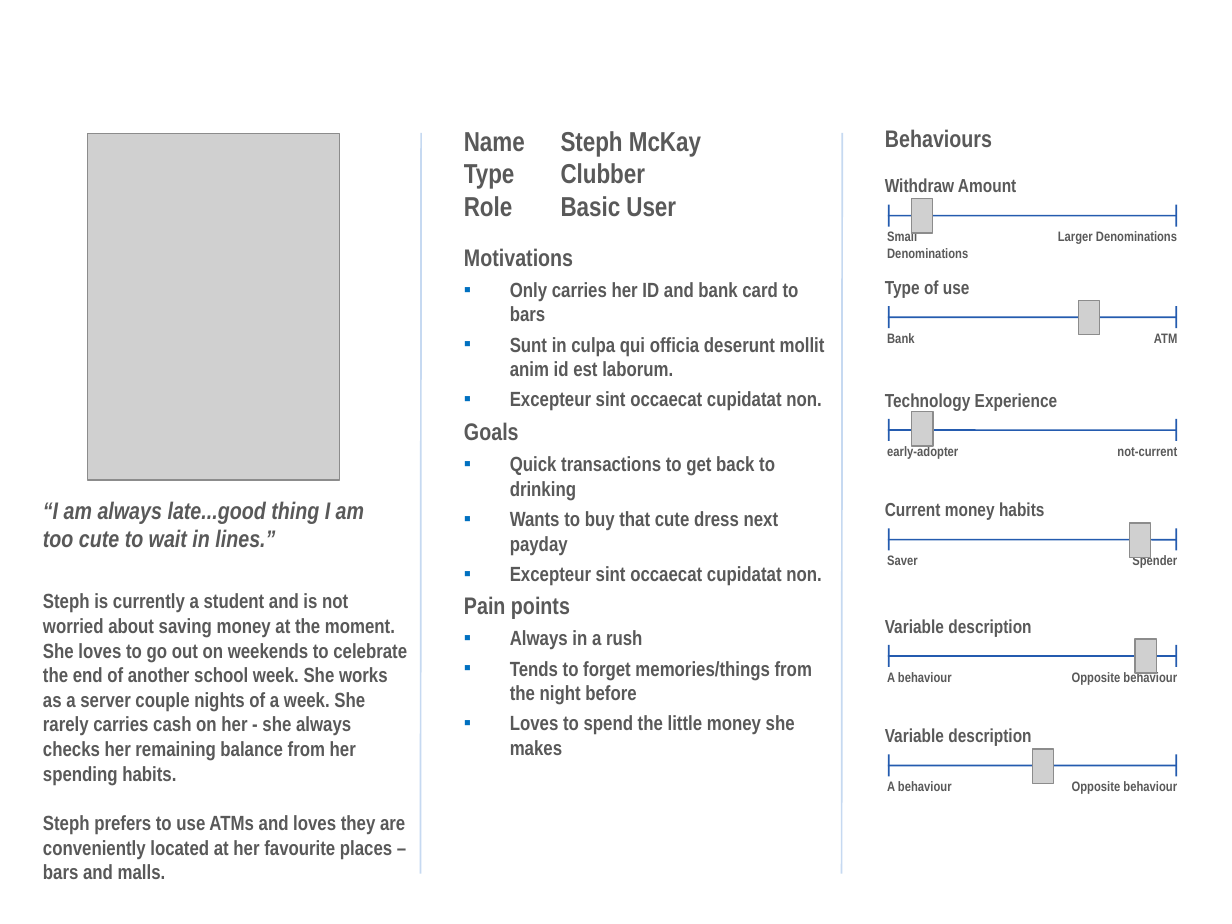
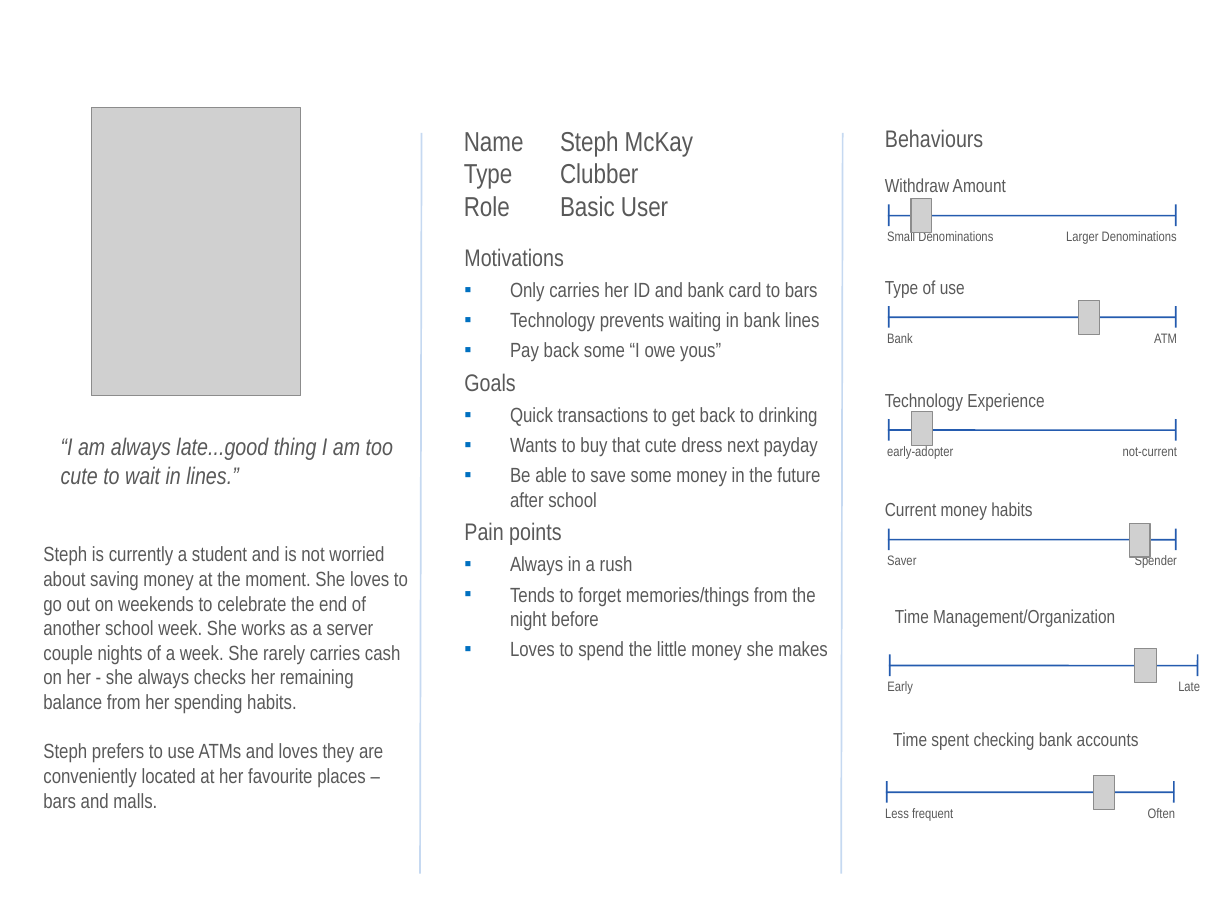
Before and after one commit to curtesmith/COSC-3P94-Assignment-2, a slide deck: slide 1 of Docs/atm/persona-template (1).ppt. Drawn at 1232x924 pixels with LibreOffice and Linux fonts; fonts in the diff are those of the drawing; grey boxes stand for pictures; background and template pictures are left out. Boxes give left, top, right and bottom in pixels: in the first picture for what was removed or moved away, otherwise in the second. Text is boxed around its words. In the diff, an @@ line names an element or a change of style, - is before the commit and + after.

```diff
--- a/Docs/atm/persona-template (1).ppt
+++ b/Docs/atm/persona-template (1).ppt
@@ picture: place and size @@
-picture at (87,133,340,479)
+picture at (91,107,301,395)
@@ text at (464,248,828,661): bold off in "Motivations", "Only carries her ID and bank card ...", "Goals", "Quick transactions to get back to drinking" and 5 more places; indent changed @@
@@ text at (510,312,820,362): text changed; bold off @@
-▪ Sunt in culpa qui officia deserunt mollit anim id est laborum.
-▪ Excepteur sint occaecat cupidatat non.
+▪ Technology prevents waiting in bank lines
+▪ Pay back some “I owe yous”
@@ bold off in 16 elements at (464,131,693,217), (885,129,983,147), (1066,231,1177,244), (885,178,1006,192), (887,333,913,343), (1154,333,1177,343), (885,280,965,298), (887,445,953,459), (1123,447,1177,456), (885,393,1044,411), (887,555,916,565), (1135,554,1177,568), (885,502,1032,520), (887,230,993,241), (43,546,408,808), (61,437,393,484) @@
@@ text "“I am always late...good thing ...": place and size @@
-text "“I am always late...good thing ..." at (43,501,364,547)
+text "“I am always late...good thing ..." at (61,437,393,484)
@@ text at (510,467,820,507): text changed; bold off @@
-▪ Excepteur sint occaecat cupidatat non.
+▪ Be able to save some money in the future after school
@@ text "Steph is currently a student ...": place and size @@
-text "Steph is currently a student ..." at (43,593,407,879)
+text "Steph is currently a student ..." at (43,546,408,808)
@@ text at (895,609,1115,627): text changed; bold off @@
-Variable description
+Time Management/Organization
@@ line moved from (888, 667) - (888, 646) to (890, 675) - (890, 655) @@
@@ picture: place and size @@
-picture at (1135,639,1156,674)
+picture at (1135,648,1157,681)
@@ line moved from (1177, 667) - (1177, 646) to (1198, 675) - (1198, 655) @@
@@ text at (887,681,913,694): text changed; bold off @@
-A behaviour
+Early
@@ line moved from (888, 655) - (1177, 655) to (890, 665) - (1196, 665) @@
@@ text at (1178,681,1200,691): text changed; bold off @@
-Opposite behaviour
+Late
@@ text at (893,732,1139,750): text changed; bold off @@
-Variable description
+Time spent checking bank accounts
@@ picture: place and size @@
-picture at (1032,749,1053,784)
+picture at (1094,776,1115,809)
@@ text at (885,808,953,821): text changed; bold off @@
-A behaviour
+Less frequent
@@ line moved from (888, 775) - (888, 755) to (887, 802) - (887, 782) @@
@@ line moved from (888, 765) - (1177, 765) to (887, 792) - (1173, 792) @@
@@ text at (1148,808,1175,818): text changed; bold off @@
-Opposite behaviour
+Often
@@ line moved from (1177, 775) - (1177, 755) to (1174, 802) - (1174, 782) @@
```
Also in this commit, not shown: 1 slide added.
